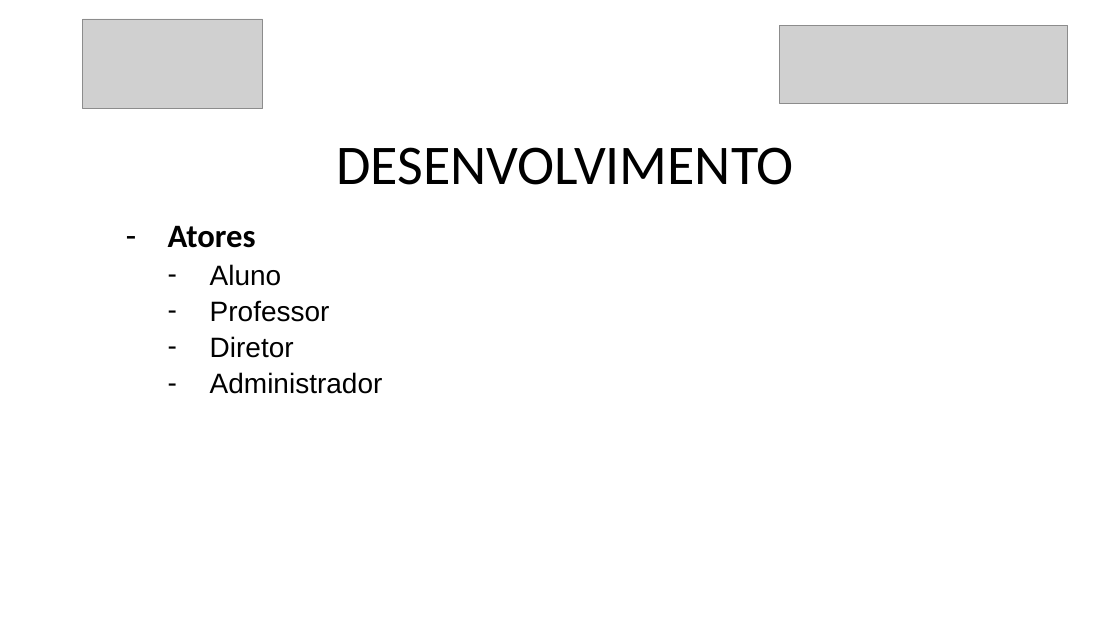
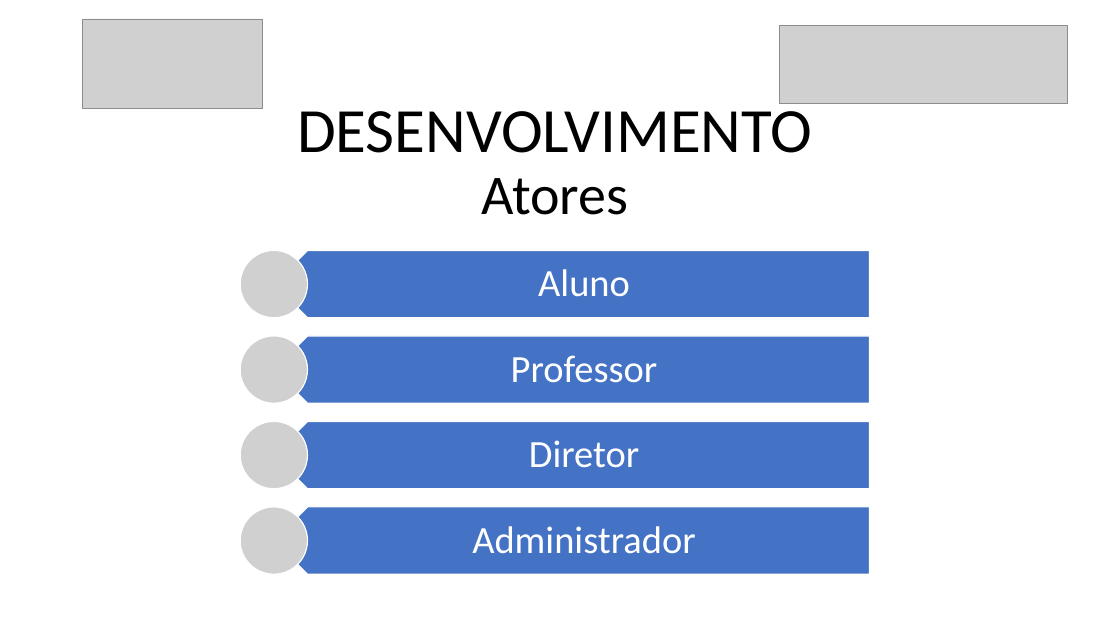
Before and after one commit to danilovaz7/curso-tecnico, a slide deck: slide 10 of liceu/3semestre/projeto integrador/tcc slide.pptx. Drawn at 1120x630 pixels with LibreOffice and Linux fonts; fonts in the diff are those of the drawing; grey boxes stand for pictures. Boxes give left, top, right and bottom in pixels: in the first picture for what was removed or moved away, otherwise in the second. Text is boxed around its words. In the diff, an @@ line names an element or a change of style, - is before the commit and + after.

```diff
--- a/liceu/3semestre/projeto integrador/tcc slide.pptx
+++ b/liceu/3semestre/projeto integrador/tcc slide.pptx
@@ title at (x1=297, y1=99, x2=812, y2=215): text changed; size 48 to 54 pt @@
-DESENVOLVIMENTO
+DESENVOLVIMENTO
+Atores
@@ subtitle removed at (x1=168, y1=225, x2=383, y2=394) @@
-– Atores
-  – Aluno
-  – Professor
-  – Diretor
-  – Administrador
@@ group added at (x1=240, y1=250, x2=870, y2=574): 4 pentagon arrows, 4 texts, 4 pictures @@
+Aluno
+Professor
+Diretor
+Administrador
```
Also in this commit, not shown: 11 other slides changed, 1 slide added, 1 slide removed.
